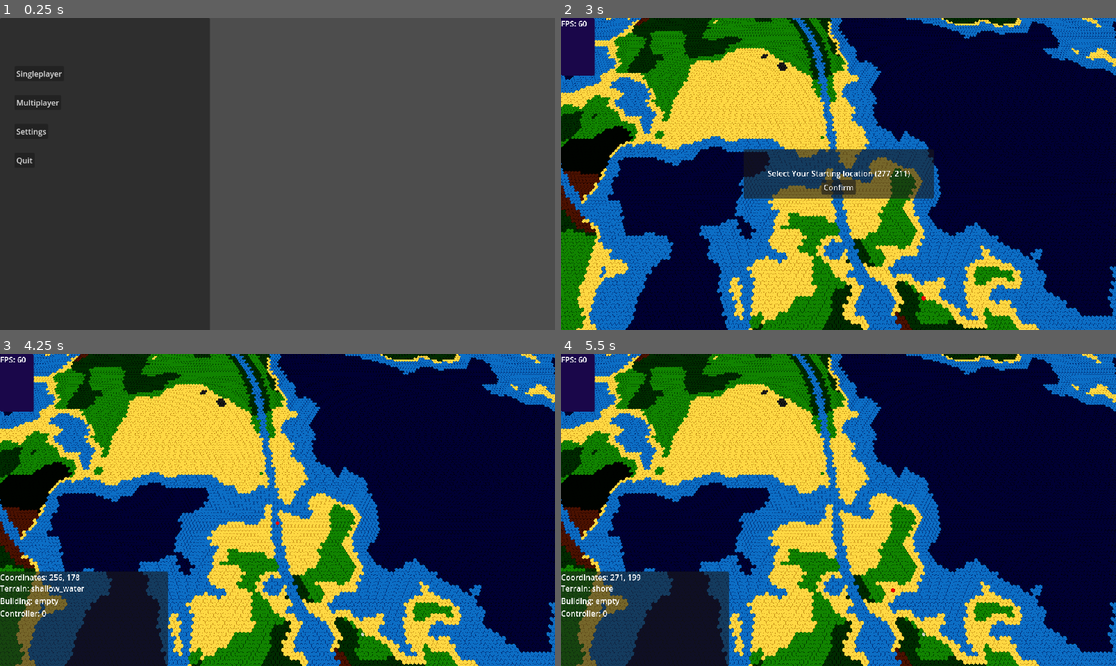
Above: before the commit, frames 1-4 (two rows, left to right).
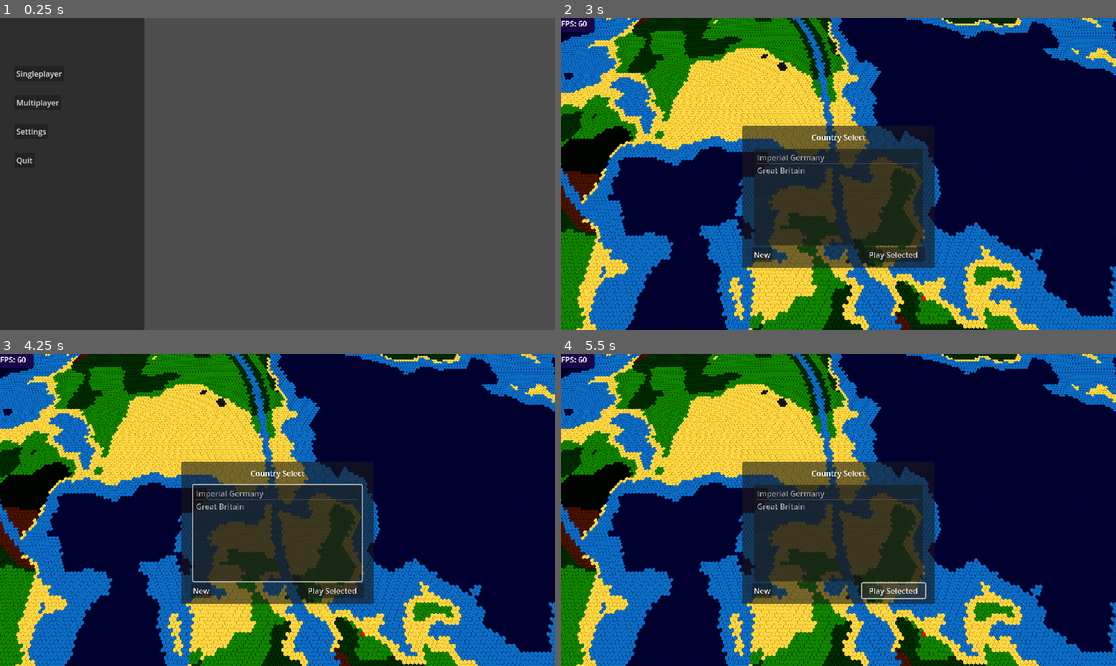
Above: after the commit, the same moments.

Repository: Bonono63/Grand-Strategy-Prototype-II
Game: Godot game, scene res://Menus/main_menu.tscn
Two runs of this game, one before a commit and one after it. Both use one fixed random seed, a clock stepped at 60 frames per second and the inputs below.
Inputs (mouse positions are in pixels of both pictures, inside the frame that each line leads up to):
- Up to frame 1 (0.25 s): no input
- Up to frame 2 (3 s): click "Singleplayer" at 0.5 s; click "Return" at 1.25 s; click "Singleplayer" at 2 s; click "New" at 2.75 s
- Up to frame 3 (4.25 s): click (277, 522) at 3.5 s, where only the run before the commit has a clickable "Confirm"
- Up to frame 4 (5.5 s): click (894, 591) at 4.25 s, where only the run after the commit has a clickable "Play Selected"; click (894, 591) at 5 s, where only the run after the commit has a clickable "Play Selected"

The runs differ from the first frame. In frame 1, 12% of the frame differs, in the area x 26-38%, y 0-100%; in frame 2, 15%; in frame 3, 21%; in frame 4, 21%, in the area x 0-68%, y 4-100%.
Error after the commit: Invalid access of index '0' on a base object of type: 'PackedInt32Array'. (res://UI/lobby_prompt.gd:21)

Commit message:
poop

Diff:
--- a/Menus/Main Menu.gd
+++ b/Menus/Main Menu.gd
@@ -17,7 +17,7 @@
 func resolution_change():
 	var aspect_ratio = Vector2(get_viewport().get_size().x, get_viewport().get_size().y).normalized()
 	$Panel.position = Vector2(0,0)
-	$Panel.size = Vector2(aspect_ratio.x*500,aspect_ratio.y*2500)
+	#$Panel.size = Vector2(aspect_ratio.x*500,aspect_ratio.y*2500)
 
 func singleplayer_button_pressed():
 	get_tree().change_scene_to_file("res://Menus/singleplayer_world_select.tscn")
--- a/Menus/main_menu.tscn
+++ b/Menus/main_menu.tscn
@@ -13,8 +13,8 @@
 
 [node name="Panel" type="Panel" parent="."]
 layout_mode = 0
-offset_right = 40.0
-offset_bottom = 40.0
+offset_right = 300.0
+offset_bottom = 5000.0
 
 [node name="Singleplayer" type="Button" parent="."]
 layout_mode = 0
--- a/UI/debug.tscn
+++ b/UI/debug.tscn
@@ -16,7 +16,7 @@
 [node name="Panel" type="Panel" parent="."]
 layout_mode = 0
 offset_right = 70.0
-offset_bottom = 120.0
+offset_bottom = 29.0
 mouse_filter = 2
 theme = ExtResource("2_1ui6f")
 
--- a/UI/lobby_prompt.gd
+++ b/UI/lobby_prompt.gd
@@ -1,12 +1,23 @@
 extends Control
 
 @onready var list = $Panel/ItemList
+@onready var new_button = $"Panel/New Country"
+@onready var play_button = $"Panel/Play as Selected"
 
-# Called when the node enters the scene tree for the first time.
 func _ready():
-	list.add_item("", null, true)
+	var countries = Map.countries
+	for country in countries:
+		list.add_item(country.Display_Name, country.flag, true)
+	new_button.connect("button_down", Callable(self, "on_new_button_pressed"))
+	play_button.connect("button_down", Callable(self, "on_play_button_pressed"))
 
+func on_new_button_pressed():
+	var starting_city_prompt = preload("res://UI/starting_city_prompt.tscn").instantiate()
+	get_parent().add_child(starting_city_prompt)
+	self.queue_free()
 
-# Called every frame. 'delta' is the elapsed time since the previous frame.
-func _process(delta):
-	pass
+func on_play_button_pressed():
+	var selected = list.get_selected_items()
+	Player.current_country_id = selected[0]
+	get_parent().get_parent().emit_signal("setup_finished")
+	self.queue_free()
--- a/UI/lobby_prompt.tscn
+++ b/UI/lobby_prompt.tscn
@@ -9,6 +9,7 @@
 anchor_bottom = 1.0
 grow_horizontal = 2
 grow_vertical = 2
+mouse_force_pass_scroll_events = false
 script = ExtResource("1_auef6")
 
 [node name="Panel" type="Panel" parent="."]
--- a/World/Camera3D.gd
+++ b/World/Camera3D.gd
@@ -2,7 +2,7 @@
 
 const zoom_increment = 10
 const max_zoom = 90
-@export var min_zoom = 3
+@export var min_zoom = 1
 const default_zoom = 50
 
 const rotation_control_enabled = false
--- a/World/Country.gd
+++ b/World/Country.gd
@@ -5,5 +5,4 @@
 
 var color : Color
 var Display_Name : String
-var id : int
 var flag : ImageTexture
--- a/World/Map.gd
+++ b/World/Map.gd
@@ -43,12 +43,11 @@
 	else:
 		print("territory arguments where out of range")
 
-func create_country(id : int, color : Color, display_name : String):
+func create_country(color : Color, display_name : String):
 	var new_country = Country.new()
 
-	new_country.id = id
 	new_country.color = color
 	new_country.Display_Name = display_name
 	countries.append(new_country)
-	print("country created ", display_name, " id: ", id)
+	print("country created ", display_name, " id: ", countries.size())
 	emit_signal("country_created")
--- a/World/Queue.gd
+++ b/World/Queue.gd
@@ -17,7 +17,7 @@
 			types.set_terrain:
 				Map.set_terrain(c.arguments["x"], c.arguments["y"], c.arguments["terrain_type"])
 			types.create_country:
-				Map.create_country(c.arguments["id"], c.arguments["color"], c.arguments["display_name"])
+				Map.create_country(c.arguments["color"], c.arguments["display_name"])
 		commands.erase(c)
 
 func add_command(type : int, arguments : Dictionary):
--- a/World/Time.gd
+++ b/World/Time.gd
@@ -12,7 +12,7 @@
 
 enum speeds { QUARTER, HALF, ONE, TWO, FOUR }
 
-var speed : int = 2
+var speed : int = speeds.ONE
 
 func _ready():
 	await Map.map_loaded
@@ -23,7 +23,7 @@
 
 # counts up game time
 func count_up():
-	print("count up")
+	#print("count up")
 	if day != 30:
 		day +=1
 	else:
@@ -31,6 +31,7 @@
 			month +=1
 		else:
 			year +=1
+	print("day: ", day, " month: ", month, " year: ", year)
 
 func reset():
 	year = 0
--- a/World/World.gd
+++ b/World/World.gd
@@ -90,7 +90,6 @@
 
 func on_map_loaded():
 	print("map loaded")
-	$"Map Input Events".connect("input_event", world_input_event)
 	setup_multimesh_mesh()
 	generate_terrain_map()
 	world_collision_setup()
@@ -100,14 +99,24 @@
 	Map.connect("territory_map_change", Callable(self, "on_territory_map_update"))
 
 	connect("setup_finished", Callable(self, "on_set_up_finished"))
+	$"Map Input Events".connect("input_event", world_input_event)
 
 	### decide whether to ask for a new country or to select a country
 
-
+	Map.create_country(Color("473300"), "Imperial Germany")
+	Map.create_country(Color("080084"), "Great Britain")
+
+	if !Map.countries.is_empty():
+		open_lobby_prompt()
+	else:
+		pick_starting_city_prompt()
+
+	#for x in 6:
+	#	for y in 6:
+	#		Map.set_territory(x,y,1)
 
 	# Center the camera in the world
 	set_camera_position(Vector2((Map.size.x*HEXAGON_WIDTH)/2, (Map.size.y*0.75)/2))
-	pick_starting_city_prompt()
 
 func on_terrain_map_update(coordinates : Vector2i):
 	set_color(coordinates, get_tile_color(coordinates))
@@ -127,8 +136,7 @@
 	$"Building Layer".add_child(instance)
 
 func on_territory_map_update(coordinates : Vector2i):
-
-	pass
+	set_color(coordinates, get_tile_color(coordinates))
 
 func _process(_delta):
 	update_minimap()
@@ -407,27 +415,32 @@
 	return $"Terrain MultiMesh".multimesh.get_instance_color(id)
 
 func get_tile_color(pos : Vector2i) -> Color:
+	var color : Color
 	match (Map.tile_map[pos.x][pos.y].terrain_type):
 		tile.terrain_types.ocean:
-			return Color("020873") # ocean
+			color = Color("020873") # ocean
 		tile.terrain_types.shallow_water:
-			return Color("449dd1") # coast
+			color = Color("449dd1") # coast
 		tile.terrain_types.shore:
-			return Color(sand_color) # shore
+			color = Color(sand_color) # shore
 		tile.terrain_types.mountain:
-			return Color("585858") # mountain
+			color = Color("585858") # mountain
 		tile.terrain_types.plains:
-			return Color("4daa13") # plains
+			color = Color("4daa13") # plains
 		tile.terrain_types.forest:
-			return Color("226c00") # forest
+			color = Color("226c00") # forest
 		tile.terrain_types.swamp:
-			return Color("854d27") # swamp
+			color = Color("854d27") # swamp
 		tile.terrain_types.desert:
-			return Color(sand_color) # desert
+			color = Color(sand_color) # desert
 		tile.terrain_types.jungle:
-			return Color("053225") # jungle
+			color = Color("053225") # jungle
 		_:
-			return Color.TRANSPARENT # other
+			color = Color.TRANSPARENT # other
+	var controller = Map.tile_map[pos.x][pos.y].controller
+	if controller > 0:
+		color += Map.countries[controller].color
+	return color
 
 ### Interaction with the world
 
@@ -553,6 +566,10 @@
 	var starting_city_prompt = preload("res://UI/starting_city_prompt.tscn").instantiate()
 	$GUI.add_child(starting_city_prompt)
 
+func open_lobby_prompt():
+	var lobby_prompt = preload("res://UI/lobby_prompt.tscn").instantiate()
+	$GUI.add_child(lobby_prompt)
+
 func on_set_up_finished():
 	print("world setup finished")
 	connect("tile_selected", Callable(self, "inspector_update"))
--- /dev/null
+++ b/World/controller.gdshader
@@ -0,0 +1,5 @@
+shader_type canvas_item;
+
+void fragment() {
+	// Place fragment code here.
+}
--- /dev/null
+++ b/World/vignette.gdshader
@@ -0,0 +1,23 @@
+shader_type canvas_item;
+
+uniform float vignette_intensity = 0.0025;
+uniform float vignette_opacity : hint_range(0.0, 1.0) = 0.5;
+uniform vec4 vignette_rgb : source_color = vec4(0.0, 0.0, 0.0, 1.0);
+
+uniform sampler2D screen_vec : hint_screen_texture;
+
+float vignette(vec2 uv){
+	uv *= 1.0 - uv.xy;
+	float vignette = uv.x * uv.y * 15.0;
+	return pow(vignette, vignette_intensity * vignette_opacity);
+}
+
+void fragment(){
+	vec4 color = texture(screen_vec, SCREEN_UV);
+	vec4 text = texture(TEXTURE, UV);
+
+	text.rgba *= (vignette_rgb.rgba);
+	text.rgba *= (1.0 - vignette(UV));
+
+	COLOR = vec4((text.rgb)*color.rgb,text.a);
+}
--- a/World/world.tscn
+++ b/World/world.tscn
@@ -6,6 +6,7 @@
 [ext_resource type="Script" path="res://UI/minimap_collision.gd" id="4_pjcvx"]
 [ext_resource type="Script" path="res://selection.gd" id="5_kit5i"]
 [ext_resource type="PackedScene" uid="uid://dvwglwx540ukw" path="res://UI/debug.tscn" id="6_g4kjj"]
+[ext_resource type="Shader" path="res://World/vignette.gdshader" id="7_ya128"]
 
 [sub_resource type="BoxShape3D" id="BoxShape3D_olgbl"]
 size = Vector3(1, 0, 1)
@@ -49,6 +50,12 @@
 adjustment_brightness = 0.95
 adjustment_contrast = 1.15
 
+[sub_resource type="ShaderMaterial" id="ShaderMaterial_ndp8t"]
+shader = ExtResource("7_ya128")
+shader_parameter/vignette_intensity = 0.4
+shader_parameter/vignette_opacity = 0.5
+shader_parameter/vignette_rgb = Color(0, 0, 0, 1)
+
 [sub_resource type="CanvasItemMaterial" id="CanvasItemMaterial_2vory"]
 
 [sub_resource type="RectangleShape2D" id="RectangleShape2D_nrk3u"]
@@ -65,9 +72,11 @@
 corner_radius_bottom_left = 2
 
 [node name="World" type="Node3D"]
+process_mode = 3
 script = ExtResource("1_wrylp")
 
 [node name="Building Layer" type="Node3D" parent="."]
+process_mode = 3
 
 [node name="Map Input Events" type="Area3D" parent="."]
 
@@ -95,6 +104,17 @@
 transform = Transform3D(1, 0, 0, 0, 0.258819, 0.965926, 0, -0.965926, 0.258819, 0, 0, 0)
 
 [node name="GUI" type="CanvasLayer" parent="."]
+process_mode = 3
+
+[node name="Vignette" type="ColorRect" parent="GUI"]
+visible = false
+material = SubResource("ShaderMaterial_ndp8t")
+anchors_preset = 15
+anchor_right = 1.0
+anchor_bottom = 1.0
+grow_horizontal = 2
+grow_vertical = 2
+mouse_filter = 2
 
 [node name="Debug" parent="GUI" instance=ExtResource("6_g4kjj")]
 
Not shown: 1 places in World/world.tscn that only renumber resources
